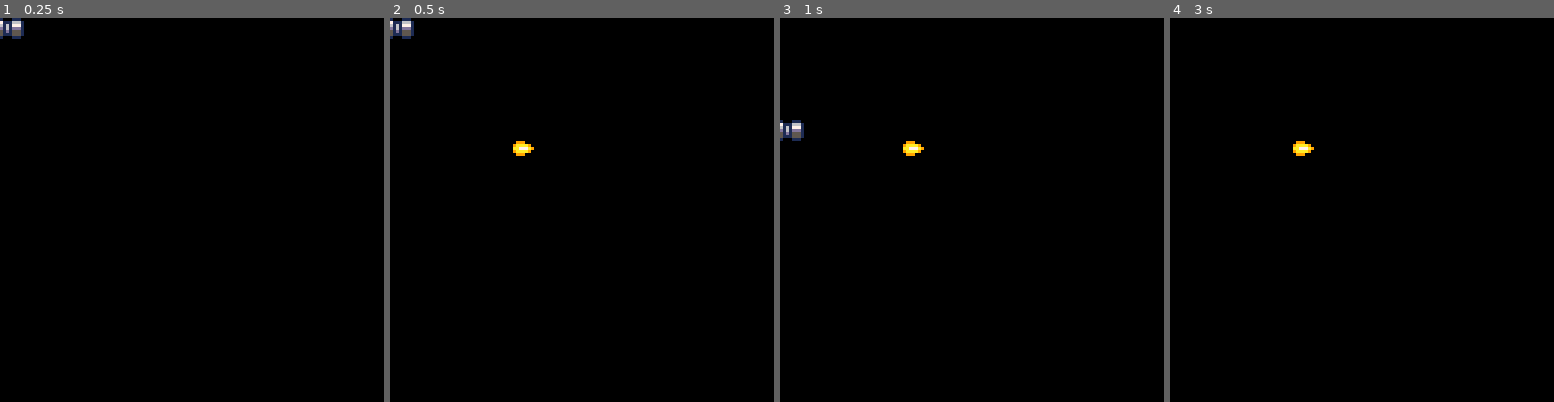
Above: before the commit, frames 1-4 (left to right).
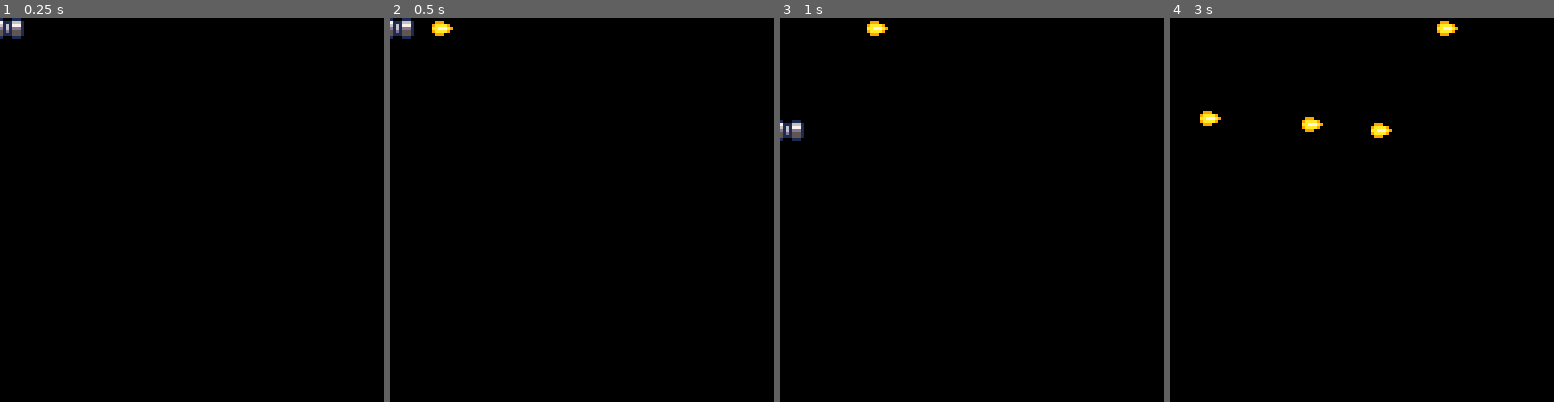
Above: after the commit, the same moments.

Repository: JohnErnestBonanno/pico8
Game: PICO-8 cartridge bullets.p8
Same seed, same stepped clock (60 frames per second), same inputs: the game is played once before the commit and once after it.
Inputs (mouse positions are in pixels of both pictures, inside the frame that each line leads up to):
- Up to frame 1 (0.25 s): no input
- Up to frame 2 (0.5 s): tap X (X key) at 0.33 s
- Up to frame 3 (1 s): click (1060, 121) at 0.67 s
- Up to frame 4 (3 s): tap X (X key) at 1.07, 1.85, 2.97 s; click (1216, 267) at 1.22 s; click (1277, 114) at 1.77 s; click (1342, 259) at 2.32 s; click (1404, 106) at 2.87 s

Frame 1 is identical in both runs. In frame 2, 0.3% of the frame differs, in the area x 10-38%, y 0-36%; in frame 3, 0.3%; in frame 4, 0.8%, in the area x 7-75%, y 0-36%.

Commit message:
Update where bullets originate

Diff:
--- a/bullets.p8
+++ b/bullets.p8
@@ -39,6 +39,7 @@
 function ubullets()
 	--update bullets
 	for b in all(buls) do
+		b.x+=1
 
 	end
 
@@ -52,11 +53,11 @@
 
 end
 
-function shoot()
+function shoot(gy)
 
 	add(buls,{
-	x=40,
-	y=40,
+	x=8,
+	y=gy,
 	spd=1
 	})
 
